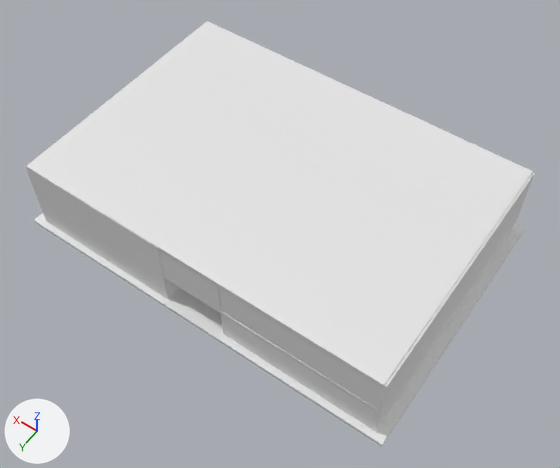
The Blender file Assets/escenarios/lab3.blend as it was, and as the next commit left it.
Before and after are seen from a camera (50 mm lens) standing at (-114.6, 149.6, 238.6) and looking at (-9.8, 2.8, 8.1). Lighting does not change. The marker at lower left points along +X, +Y and +Z. The first picture is the older version.
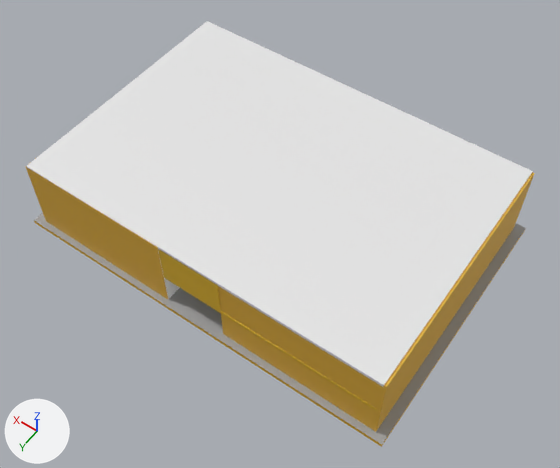
Edits to the scene script, one JSON object a line:
```json
{"op": "add", "block": "mat_material_001", "code": ["mat_material_001 = principled_material('Material.001')", "mat_material_001.base_color = (0.34, 0.34, 0.34)  # grey #9e9e9e"]}
{"op": "add", "block": "mat_material", "code": ["mat_material = principled_material('Material')", "mat_material.base_color = (0.8, 0.455, 0.0407)  # yellow #e7b439"]}
{"op": "add", "block": "mat_material_003", "code": ["mat_material_003 = principled_material('Material.003')", "mat_material_003.base_color = (1.0, 1.0, 1.0)  # white #ffffff"]}
{"op": "add", "block": "mat_material_002", "code": ["mat_material_002 = principled_material('Material.002')", "mat_material_002.base_color = (0.8, 0.492, 0.0202)  # yellow #e7ba27"]}
{"block": "me_cube_002", "where": "me_cube_002.from_pydata(...)  # 24 vertices, 15 faces; spans x -1.0..1.0, y -1.0..1.0, z -1.0..24.6"}
{"op": "add", "block": "me_cube_002", "code": "me_cube_002.materials.append(mat_material_002)  # yellow #e7ba27"}
{"block": "me_cube_001", "where": "me_cube_001.from_pydata(...)  # 372 vertices, 206 faces; spans x -1.0..1.0, y -1.0..1.0, z -1.0..37.5"}
{"block": "me_cube_001", "where": "# used by ob_cube; location = (-3.5, -5.3, 0.3); scale = (79.5, 54.4, 0.859)"}
{"block": "me_cube_001", "change": "me_cube_001 part 1: 151 of the faces centred in x -1.0..0.9, y -1.0..1.0, z 19.2 switch from no material to mat_material (yellow #e7b439)"}
{"block": "me_cube_001", "change": "me_cube_001 part 2: 13 of the faces centred in x -0.5..0.7, y -0.9..0.8, z 37.5 switch from no material to mat_material (yellow #e7b439)"}
{"block": "me_cube_001", "change": "me_cube_001 part 3: 4 of the faces centred in x -1.0..0.0, y -1.0..1.0, z -1.0..0.0 switch from no material to mat_material (yellow #e7b439)"}
{"block": "me_cube_001", "change": "me_cube_001 part 4: all 4 faces centred in x -0.4..0.1, y -0.6..1.0, z 1.0 switch from no material to mat_material_001 (grey #9e9e9e)"}
{"block": "me_cube_001", "change": "me_cube_001 part 5: 31 of the faces centred in x -0.9..0.9, y -0.9..0.9, z 19.2 switch from no material to mat_material_003 (white #ffffff)"}
```

Changed parts and their boxes (x1, y1, x2, y2) in the pictures (560 x 468 px):
```json
{"object": "Cube.001", "change": "recoloured", "before": [158, 249, 378, 412], "after": [158, 249, 378, 412]}
{"part": 1, "of": "me_cube_001", "change": "recoloured", "before": [26, 167, 535, 432], "after": [26, 167, 535, 432]}
{"part": 2, "of": "me_cube_001", "change": "recoloured", "before": [25, 166, 534, 387], "after": [25, 166, 534, 387]}
{"part": 3, "of": "me_cube_001", "change": "recoloured", "before": [34, 221, 525, 447], "after": [34, 221, 525, 447]}
{"part": 4, "of": "me_cube_001", "change": "recoloured", "before": [34, 213, 526, 444], "after": [34, 213, 526, 444]}
{"part": 5, "of": "me_cube_001", "change": "recoloured", "before": [158, 251, 180, 299], "after": [158, 251, 180, 299]}
```
